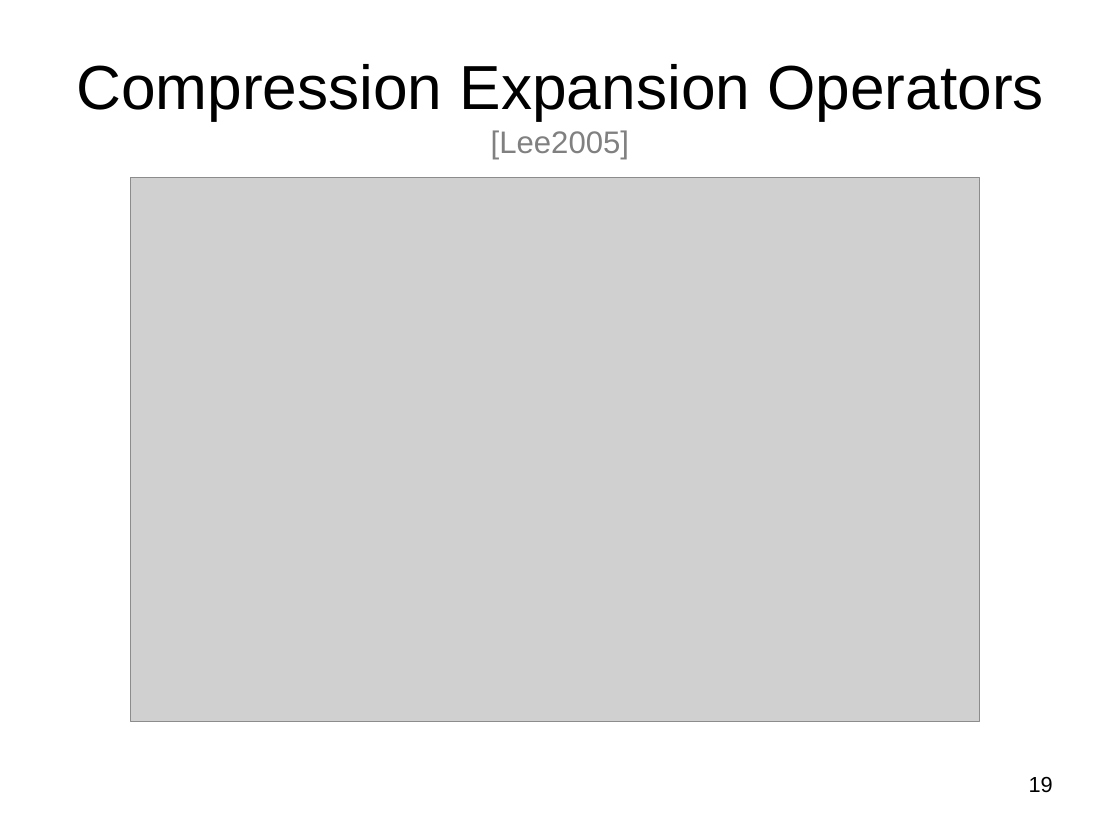
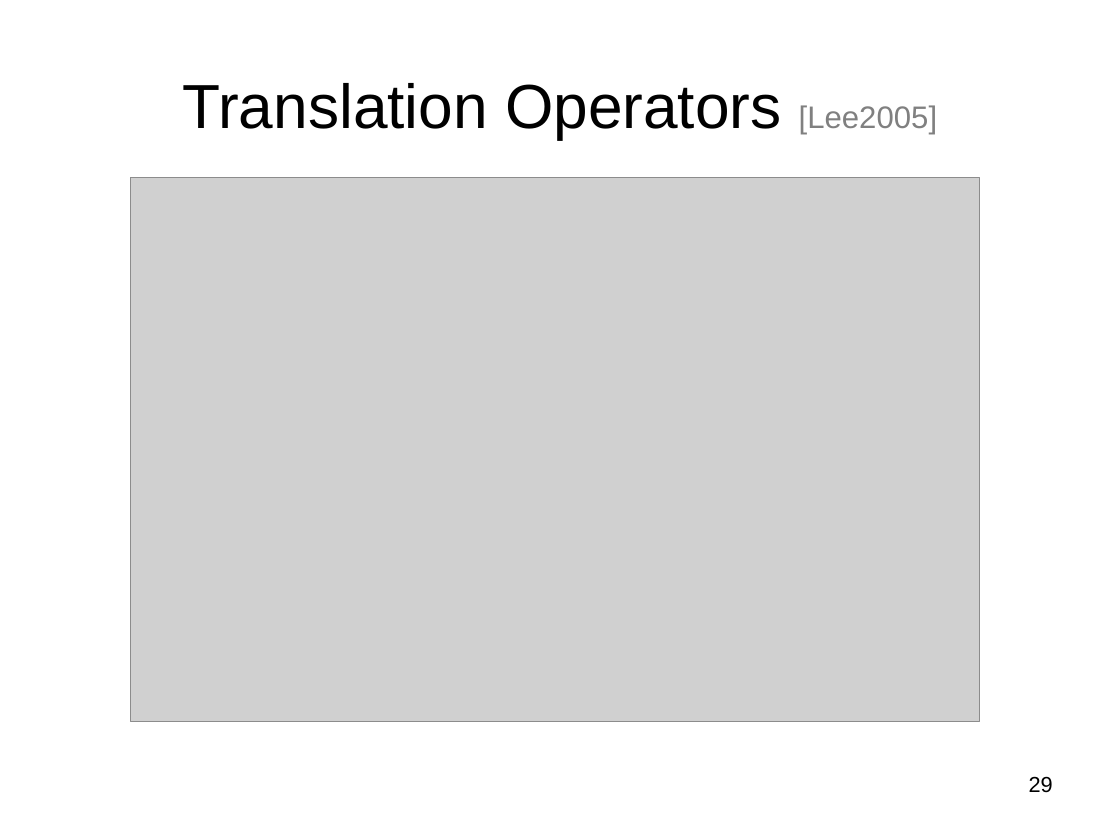
Before and after one commit to subailong/mlpack, a slide deck: slide 29 of fastlib/u/nvasil/docs/proposal/proposal.ppt (slide 19 before the commit). Drawn at 1120x840 pixels with LibreOffice and Linux fonts; fonts in the diff are those of the drawing; grey boxes stand for pictures. Boxes give left, top, right and bottom in pixels: in the first picture for what was removed or moved away, otherwise in the second. Text is boxed around its words. In the diff, an @@ line names an element or a change of style, - is before the commit and + after.

```diff
--- a/fastlib/u/nvasil/docs/proposal/proposal.ppt
+++ b/fastlib/u/nvasil/docs/proposal/proposal.ppt
@@ title at [183, 83, 937, 139]: text changed @@
-Compression Expansion Operators [Lee2005]
+Translation Operators [Lee2005]
@@ page number at [1029, 776, 1053, 793]: text changed @@
-19
+29
```
Also in this commit, not shown: 23 other slides changed, 8 slides added, 2 slides removed, 2 other files.
